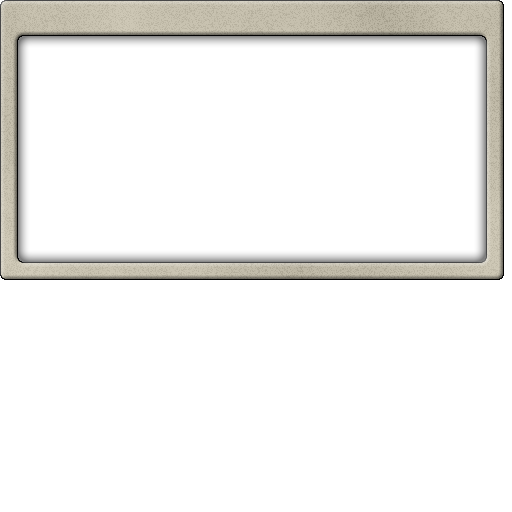
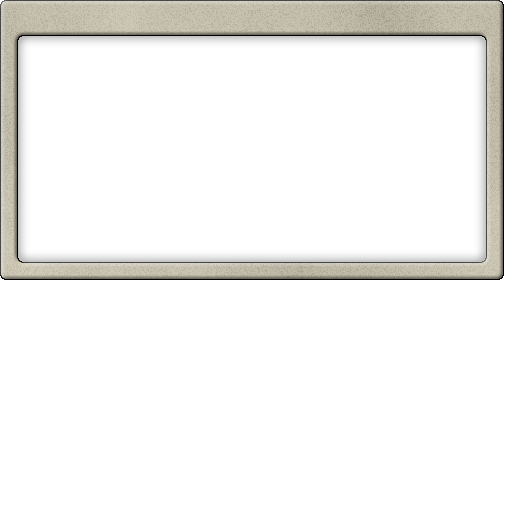
Comparing the layer stacks of the two 512x512 images. Changes:
pixels changed over [18, 36, 486, 262] (layer not identified)
